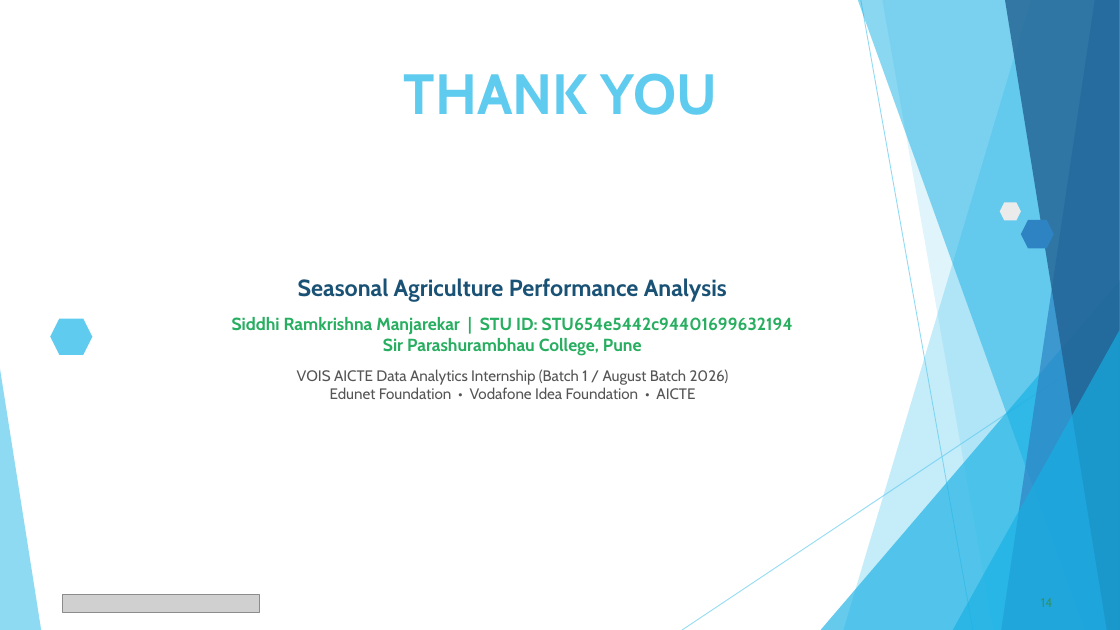
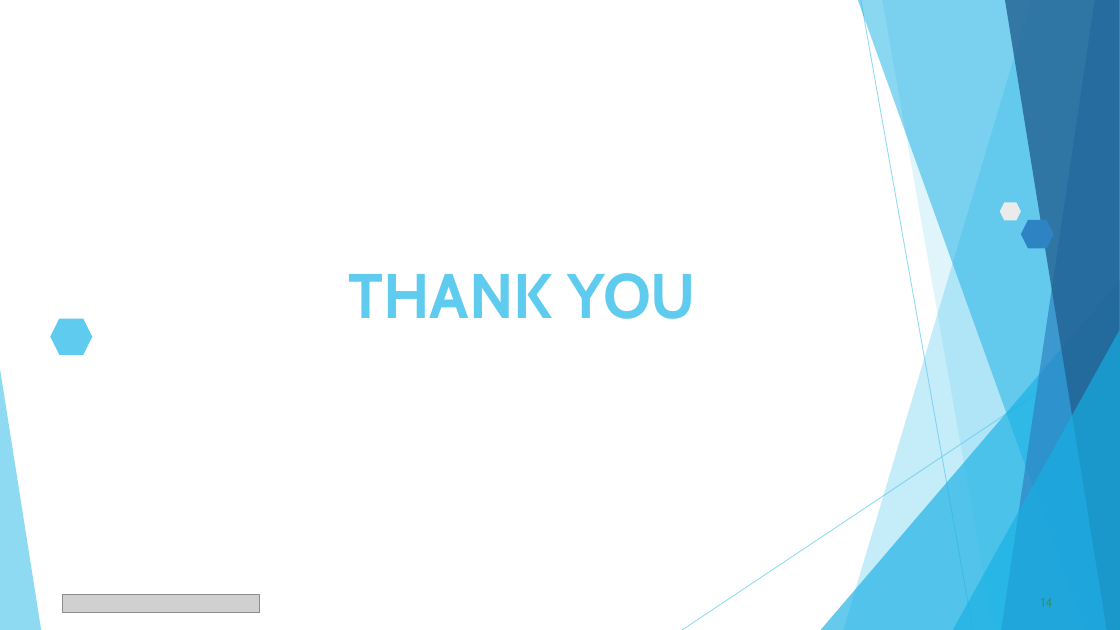
Before and after one commit to Siddhi-m-20/seasonal-agriculture-analysis, a slide deck: slide 14 of Seasonal_Agriculture_Analysis_Presentation.pptx. Drawn at 1120x630 pixels with LibreOffice and Linux fonts; fonts in the diff are those of the drawing; grey boxes stand for pictures. Boxes give left, top, right and bottom in pixels: in the first picture for what was removed or moved away, otherwise in the second. Text is boxed around its words. In the diff, an @@ line names an element or a change of style, - is before the commit and + after.

Commit message:
Seasonal Agriculture Performance Analysis: code, presentation and dataset

```diff
--- a/Seasonal_Agriculture_Analysis_Presentation.pptx
+++ b/Seasonal_Agriculture_Analysis_Presentation.pptx
@@ title "THANK YOU" moved from (x1=404, y1=73, x2=717, y2=115) to (x1=348, y1=273, x2=696, y2=319) @@
@@ title "THANK YOU" at (x1=348, y1=273, x2=696, y2=319): size 48.6 to 54 pt @@
@@ text removed at (x1=232, y1=278, x2=793, y2=399) @@
-Seasonal Agriculture Performance Analysis
-Siddhi Ramkrishna Manjarekar | STU ID: STU654e5442c94401699632194
-Sir Parashurambhau College, Pune
-VOIS AICTE Data Analytics Internship (Batch 1 / August Batch 2026)
-Edunet Foundation • Vodafone Idea Foundation • AICTE
```
Also in this commit, not shown: 1 other slide changed.
